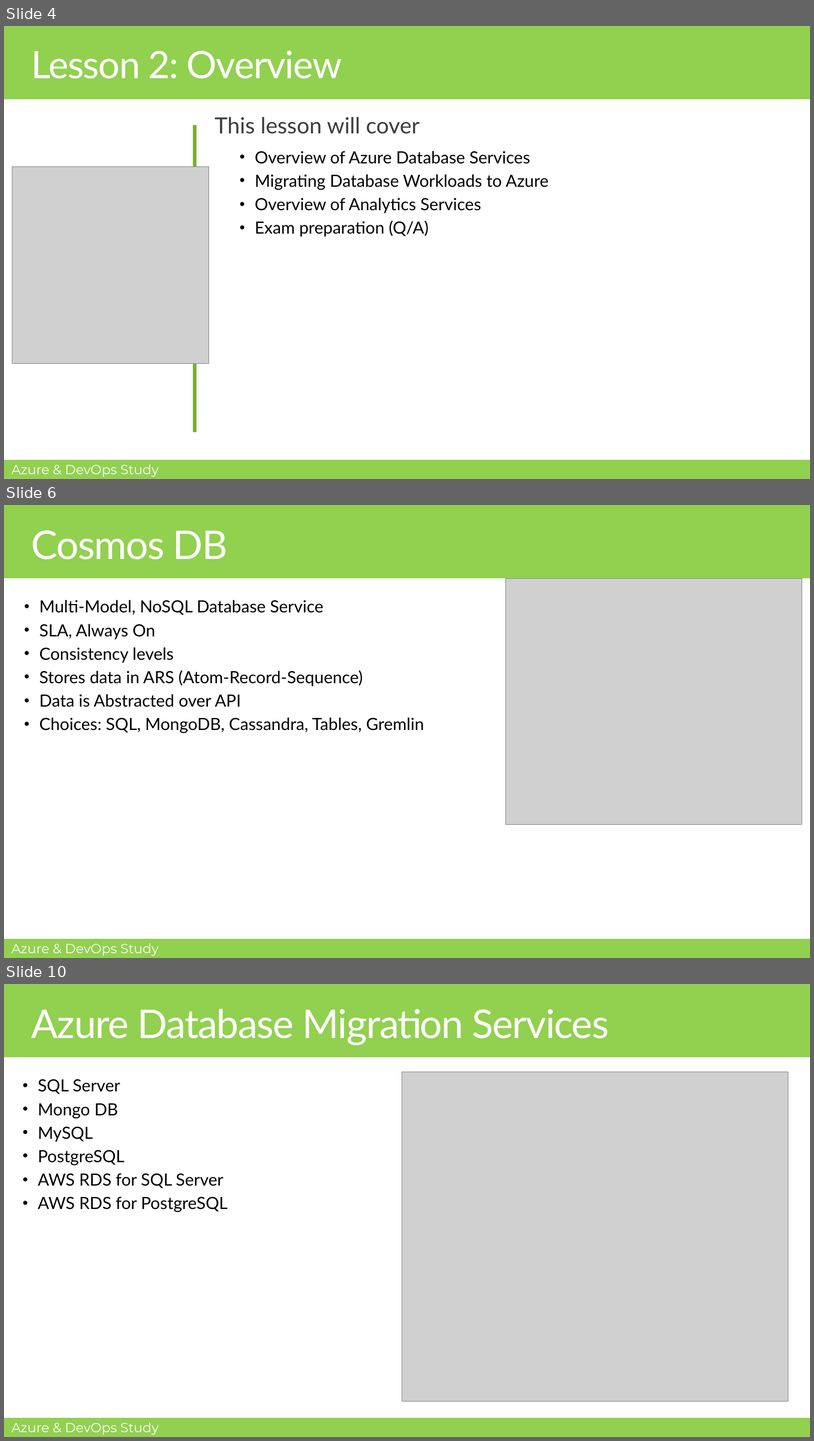
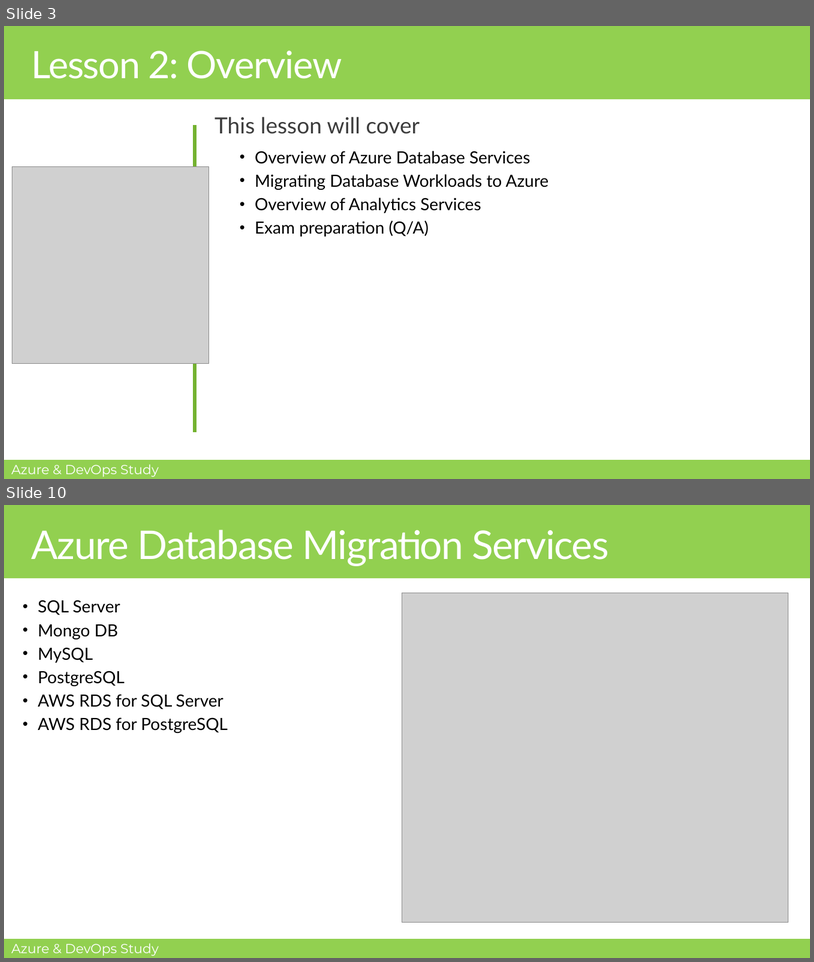
Before and after one commit to MohamedRadwan-DevOps/Azure-DevOps-Study-Group, a slide deck: AZ-900/Module-1/M1-L8-Overview of Azure Database and Analytics Services.pptx. Shown one above the other, each under a label of ours: slides 4, 6 and 10 before the commit, slides 3 and 10 after it; the slides between them are not shown. The pictures are 814x1441 and 814x962 pixels, drawn with LibreOffice and Linux fonts; fonts in the diff are those of the drawing; grey boxes stand for pictures; background and template pictures are left out. Boxes give left, top, right and bottom in pixels: in the first picture for what was removed or moved away, otherwise in the second. Text is boxed around its words. In the diff, an @@ line names an element or a change of style, - is before the commit and + after.

```diff
--- a/AZ-900/Module-1/M1-L8-Overview of Azure Database and Analytics Services.pptx
+++ b/AZ-900/Module-1/M1-L8-Overview of Azure Database and Analytics Services.pptx
@@ slide 6 removed at bbox=[4, 505, 810, 958], background #FFFFFF; not listed: 3 template elements that a slide beside it also shows @@
@@ title removed at bbox=[31, 530, 228, 560] @@
-Cosmos DB
@@ picture removed at bbox=[506, 579, 803, 825] @@
@@ text removed at bbox=[39, 600, 425, 733] @@
-• Multi-Model, NoSQL Database Service
-• SLA, Always On
-• Consistency levels
-• Stores data in ARS (Atom-Record-Sequence)
-• Data is Abstracted over API
-• Choices: SQL, MongoDB, Cassandra, Tables, Gremlin
@@ what was slide 4 is now slide 3 @@
```
Also in this commit, not shown: 3 slides changed, 2 slides added, 5 other slides removed.
